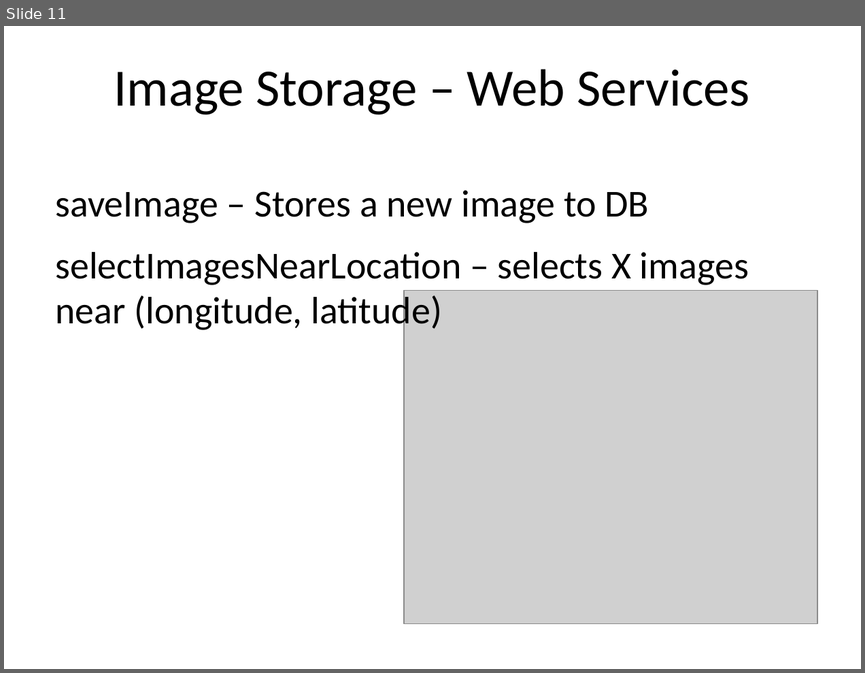
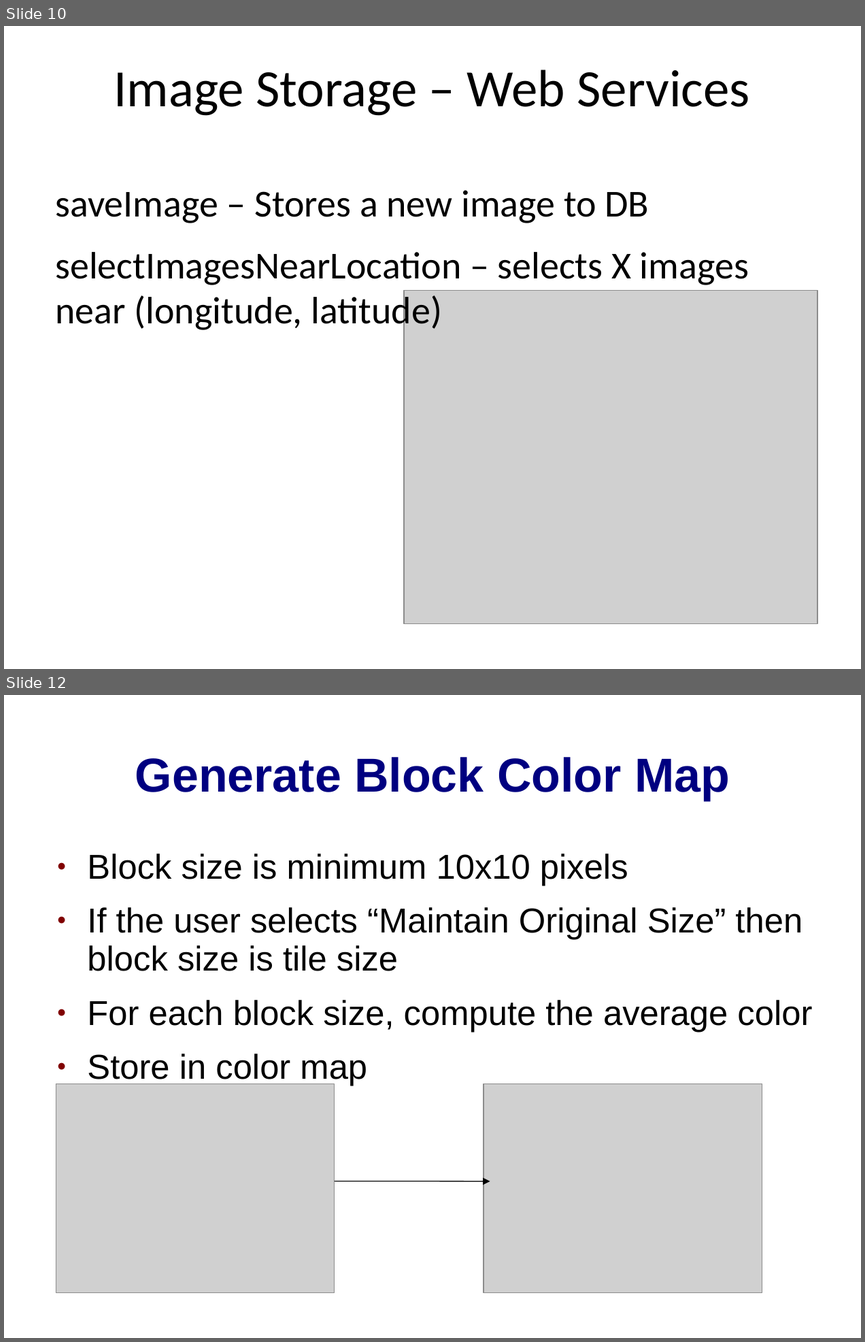
Before and after one commit to thatsnotright/distributed-imagemosaic, a slide deck: GeoMosaic.ppt. Shown one above the other, each under a label of ours: slide 11 before the commit, slides 10 and 12 after it; the slides between them are not shown. The pictures are 865x673 and 865x1342 pixels, drawn with LibreOffice and Linux fonts; fonts in the diff are those of the drawing; grey boxes stand for pictures; background and template pictures are left out. Boxes give left, top, right and bottom in pixels: in the first picture for what was removed or moved away, otherwise in the second. Text is boxed around its words. In the diff, an @@ line names an element or a change of style, - is before the commit and + after.

```diff
--- a/GeoMosaic.ppt
+++ b/GeoMosaic.ppt
@@ slide 12 added at (x1=4, y1=695, x2=861, y2=1338), background picture (left out) @@
@@ title added at (x1=135, y1=757, x2=730, y2=800), 40 pt, text #000080, bold @@
+Generate Block Color Map
@@ text added at (x1=87, y1=853, x2=812, y2=1085), 29 pt, text #000000 @@
+● Block size is minimum 10x10 pixels
+● If the user selects “Maintain Original Size” then block size is tile size
+● For each block size, compute the average color
+● Store in color map
@@ picture added at (x1=56, y1=1083, x2=334, y2=1292) @@
@@ picture added at (x1=484, y1=1083, x2=762, y2=1292) @@
@@ arrow added from (334, 1181) to (490, 1181), #000000 0.74 pt @@
@@ what was slide 11 is now slide 10 @@
```
Also in this commit, not shown: 3 slides changed, 7 other slides added, 2 slides removed.
